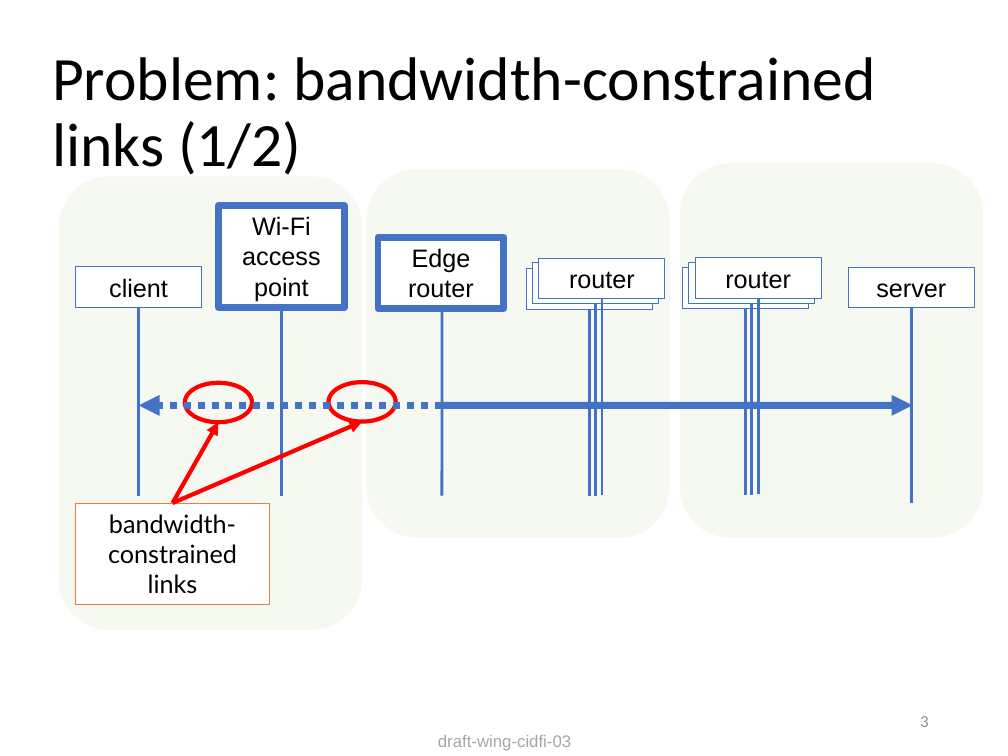
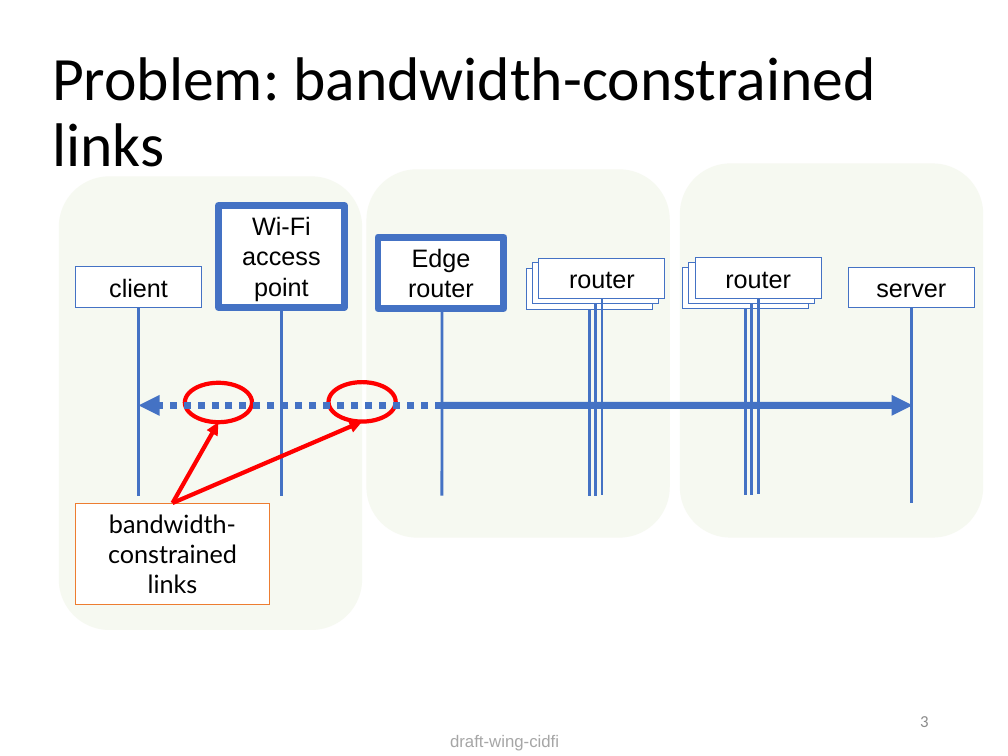
Before and after one commit to danwing/cidfi, a slide deck: slide 3 of Presentations/cidfi.pptx. Drawn at 1008x756 pixels with LibreOffice and Linux fonts; fonts in the diff are those of the drawing. Boxes give left, top, right and bottom in pixels: in the first picture for what was removed or moved away, otherwise in the second. Text is boxed around its words. In the diff, an @@ line names an element or a change of style, - is before the commit and + after.

```diff
--- a/Presentations/cidfi.pptx
+++ b/Presentations/cidfi.pptx
@@ title at [52, 57, 875, 167]: text changed @@
-Problem: bandwidth-constrained links (1/2)
+Problem: bandwidth-constrained links
@@ text at [450, 735, 559, 751]: text changed @@
-draft-wing-cidfi-03
+draft-wing-cidfi
```
Also in this commit, not shown: 8 other slides changed, 3 slides added.
